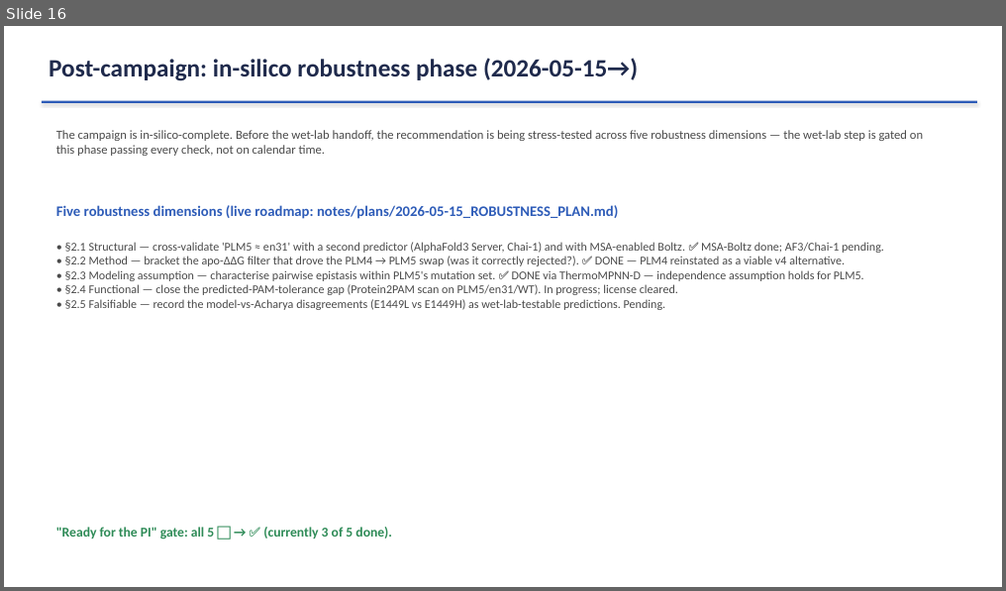
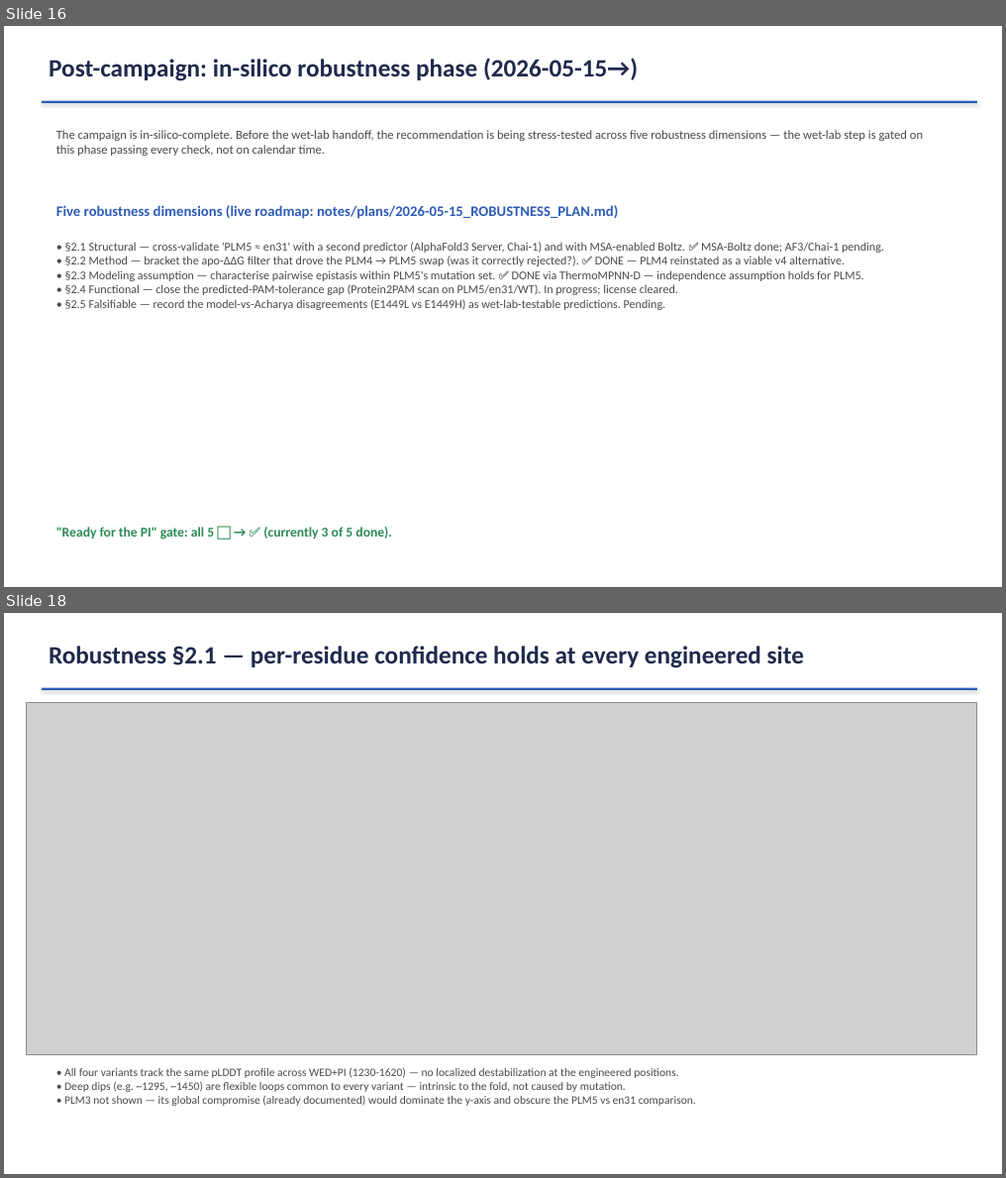
Before and after one commit to visvikbharti/protein-language-model-exploration, a slide deck: docs/presentation/FnCas9_PLM_Redesign.pptx. Shown one above the other, each under a label of ours: slide 16 before the commit, slides 16 and 18 after it; the slides between them are not shown. The pictures are 1006x591 and 1006x1178 pixels, drawn with LibreOffice and Linux fonts; fonts in the diff are those of the drawing; grey boxes stand for pictures. Boxes give left, top, right and bottom in pixels: in the first picture for what was removed or moved away, otherwise in the second. Text is boxed around its words. In the diff, an @@ line names an element or a change of style, - is before the commit and + after.

```diff
--- a/docs/presentation/FnCas9_PLM_Redesign.pptx
+++ b/docs/presentation/FnCas9_PLM_Redesign.pptx
@@ slide 18 added at box(4, 613, 1002, 1174), background #FFFFFF @@
@@ text added at box(49, 646, 804, 668), 24 pt, text #1F2A4C, bold @@
+Robustness §2.1 — per-residue confidence holds at every engineered site
@@ rectangle added at box(42, 688, 977, 690), fill #2E5CB8 @@
@@ picture added at box(27, 703, 977, 1055) @@
@@ text added at box(64, 1068, 696, 1106), 11 pt, text #4A4A4A @@
+• All four variants track the same pLDDT profile across WED+PI (1230-1620) — no localized destabilization at the engineered positions.
+• Deep dips (e.g. ~1295, ~1450) are flexible loops common to every variant — intrinsic to the fold, not caused by mutation.
+• PLM3 not shown — its global compromise (already documented) would dominate the y-axis and obscure the PLM5 vs en31 comparison.
```
Also in this commit, not shown: 3 slides changed, 3 other slides added, 1 slide removed, 17 other files.
